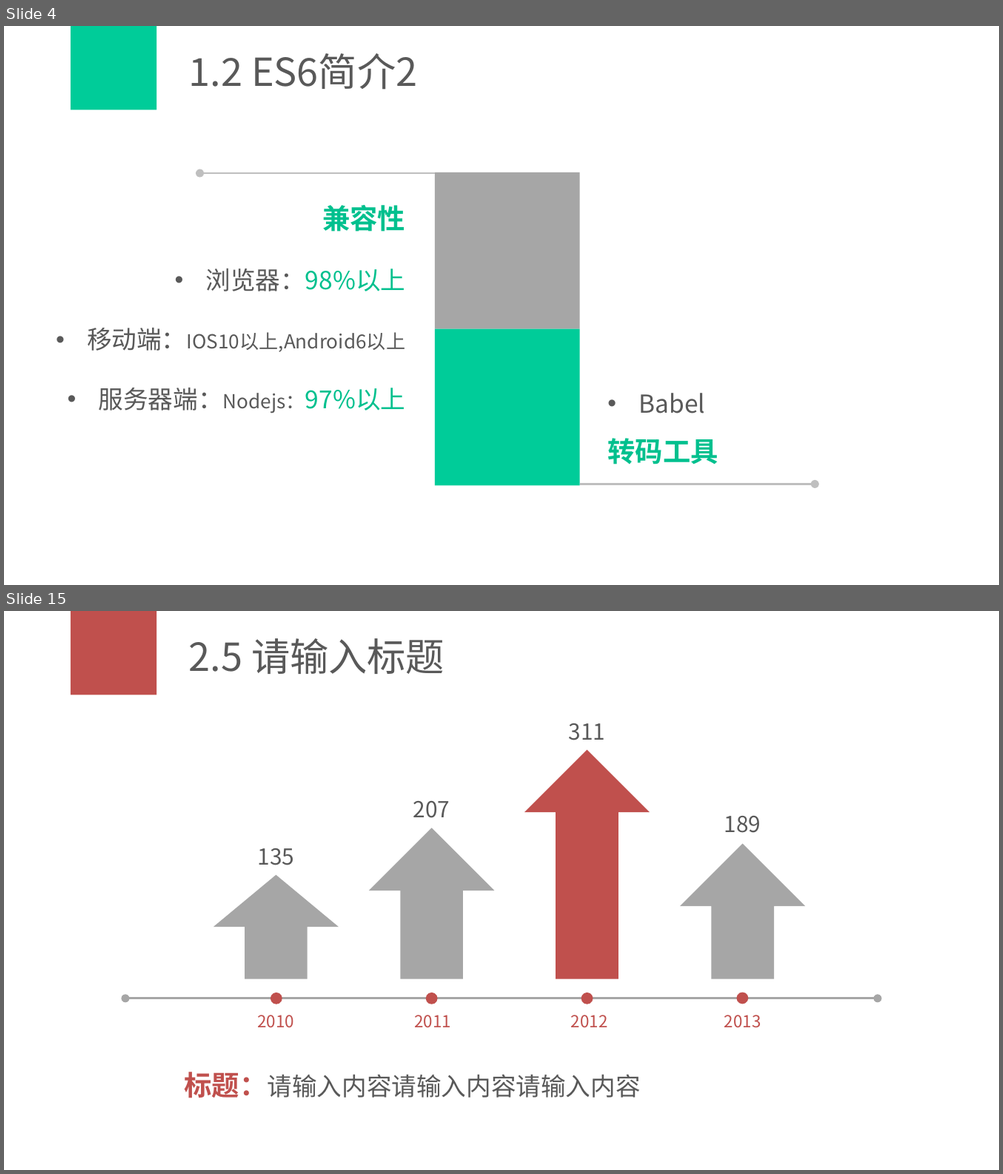
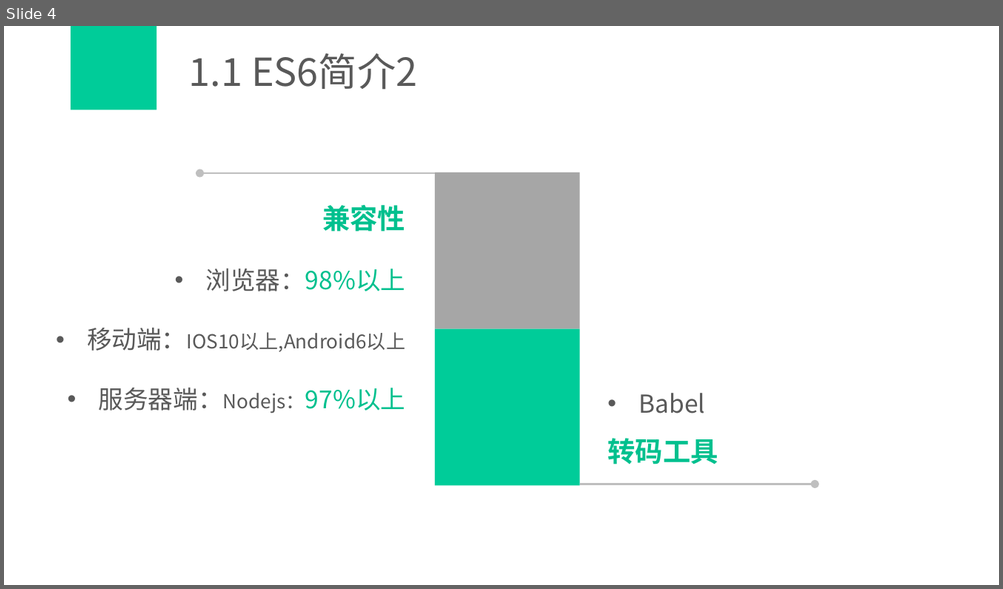
Before and after one commit to zhujiajia1984/studyDoc, a slide deck: 00_学习分享/学习分享_es6_less.pptx. Shown one above the other, each under a label of ours: slides 4 and 15 before the commit, slide 4 after it; the slides between them are not shown. The pictures are 1003x1174 and 1003x589 pixels, drawn with LibreOffice and Linux fonts; fonts in the diff are those of the drawing. Boxes give left, top, right and bottom in pixels: in the first picture for what was removed or moved away, otherwise in the second. Text is boxed around its words. In the diff, an @@ line names an element or a change of style, - is before the commit and + after.

```diff
--- a/00_学习分享/学习分享_es6_less.pptx
+++ b/00_学习分享/学习分享_es6_less.pptx
@@ slide 15 removed at (x1=4, y1=611, x2=999, y2=1170), background #FFFFFF @@
@@ rectangle removed at (x1=71, y1=611, x2=157, y2=695) @@
@@ title removed at (x1=189, y1=638, x2=444, y2=674) @@
-2.5 请输入标题
@@ text removed at (x1=569, y1=723, x2=606, y2=741) @@
-311
@@ right arrow removed at (x1=525, y1=749, x2=650, y2=980) @@
@@ text removed at (x1=413, y1=801, x2=450, y2=818) @@
-207
@@ right arrow removed at (x1=369, y1=828, x2=495, y2=979) @@
@@ text removed at (x1=724, y1=816, x2=761, y2=833) @@
-189
@@ text removed at (x1=258, y1=849, x2=295, y2=866) @@
-135
@@ right arrow removed at (x1=680, y1=843, x2=805, y2=979) @@
@@ right arrow removed at (x1=213, y1=875, x2=338, y2=980) @@
@@ double arrow removed from (125, 999) to (877, 999) @@
@@ ellipse removed at (x1=270, y1=993, x2=282, y2=1005) @@
@@ ellipse removed at (x1=426, y1=993, x2=438, y2=1005) @@
@@ ellipse removed at (x1=581, y1=993, x2=593, y2=1005) @@
@@ ellipse removed at (x1=736, y1=993, x2=748, y2=1005) @@
@@ text removed at (x1=258, y1=1015, x2=295, y2=1028) @@
-2010
@@ text removed at (x1=414, y1=1015, x2=451, y2=1028) @@
-2011
@@ text removed at (x1=571, y1=1015, x2=608, y2=1028) @@
-2012
@@ text removed at (x1=724, y1=1015, x2=761, y2=1028) @@
-2013
@@ text removed at (x1=185, y1=1072, x2=640, y2=1099) @@
-标题：请输入内容请输入内容请输入内容
@@ slide 4 changed as well @@
@@ title at (x1=189, y1=53, x2=417, y2=90): text changed @@
-1.2 ES6简介2
+1.1 ES6简介2
```
Also in this commit, not shown: 2 other slides changed, 9 slides added, 20 other slides removed.
